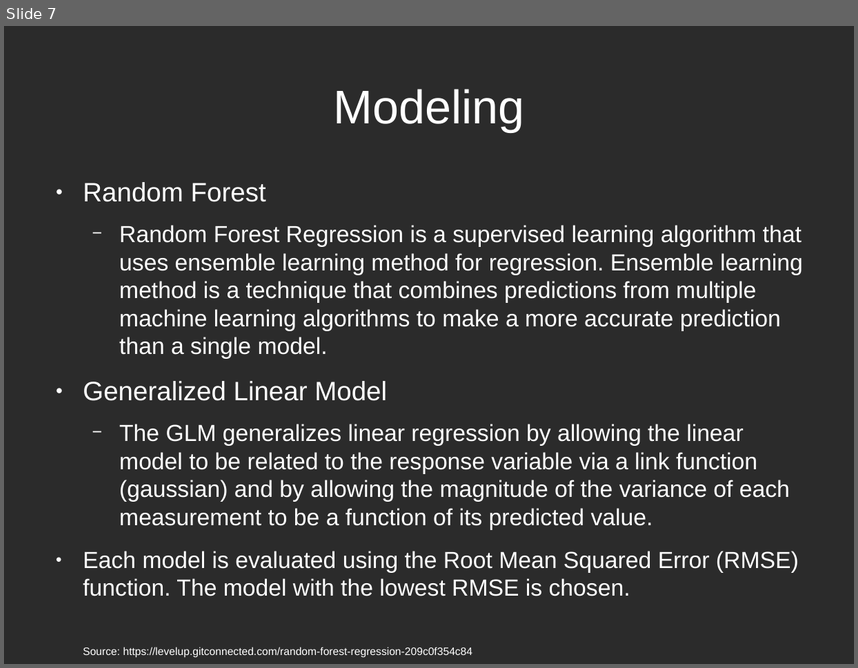
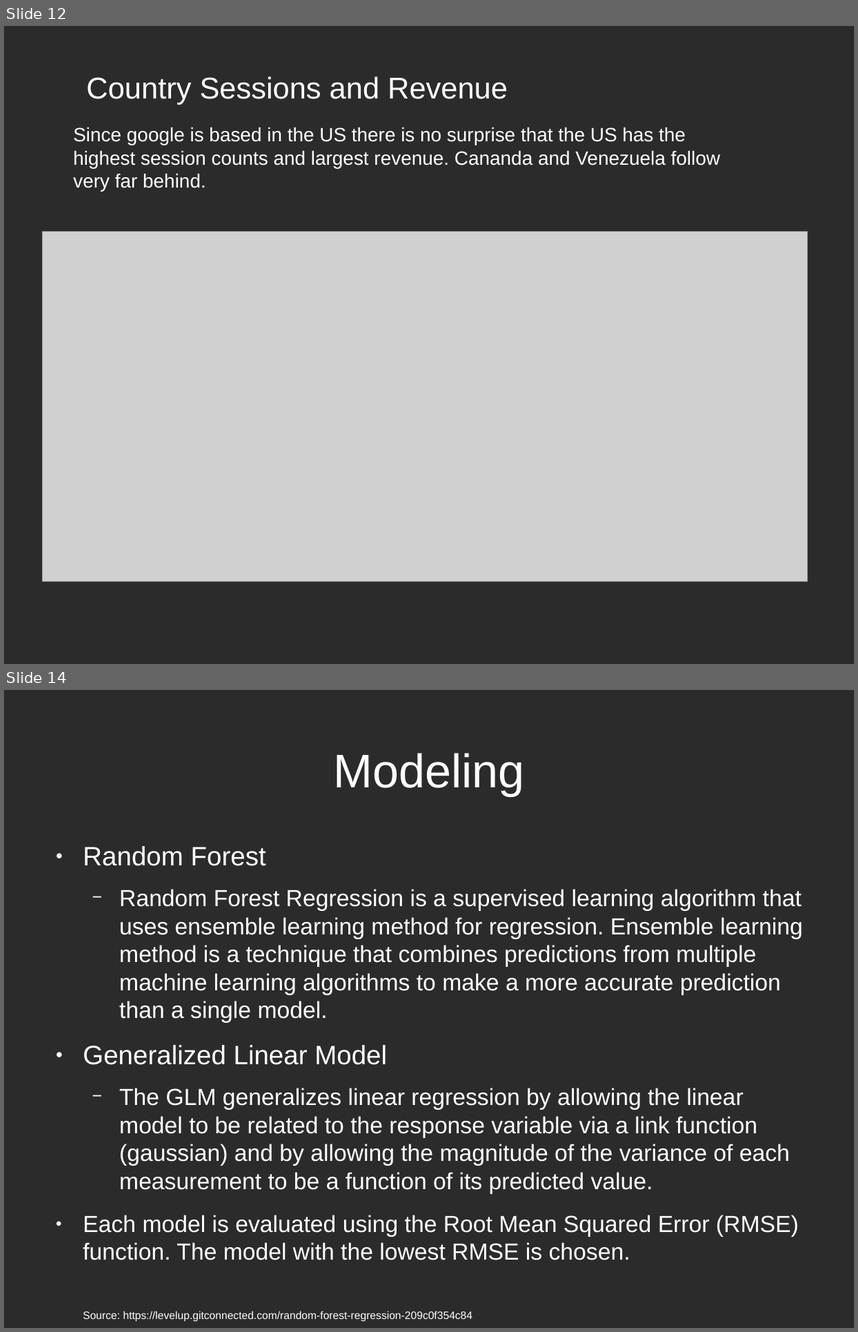
Before and after one commit to ksooklall/CUNY-SPS-Masters-DS, a slide deck: DATA_621/final/gstore_presentation.odp. Shown one above the other, each under a label of ours: slide 7 before the commit, slides 12 and 14 after it; the slides between them are not shown. The pictures are 858x668 and 858x1332 pixels, drawn with LibreOffice and Linux fonts; fonts in the diff are those of the drawing; grey boxes stand for pictures; background and template pictures are left out; a plain dark background stands for a picture behind light text. Boxes give left, top, right and bottom in pixels: in the first picture for what was removed or moved away, otherwise in the second. Text is boxed around its words. In the diff, an @@ line names an element or a change of style, - is before the commit and + after.

```diff
--- a/DATA_621/final/gstore_presentation.odp
+++ b/DATA_621/final/gstore_presentation.odp
@@ slide 12 added at bbox=[4, 26, 854, 664], background picture (left out) @@
@@ title added at bbox=[86, 76, 508, 105], 28 pt, text #FFFFFF @@
+Country Sessions and Revenue
@@ text added at bbox=[73, 127, 720, 191], 18 pt, text #FFFFFF @@
+Since google is based in the US there is no surprise that the US has the highest session counts and largest revenue. Cananda and Venezuela follow very far behind.
@@ picture added at bbox=[43, 231, 808, 581] @@
@@ what was slide 7 is now slide 14 @@
```
Also in this commit, not shown: 1 slide changed, 7 other slides added, 2 other files.
